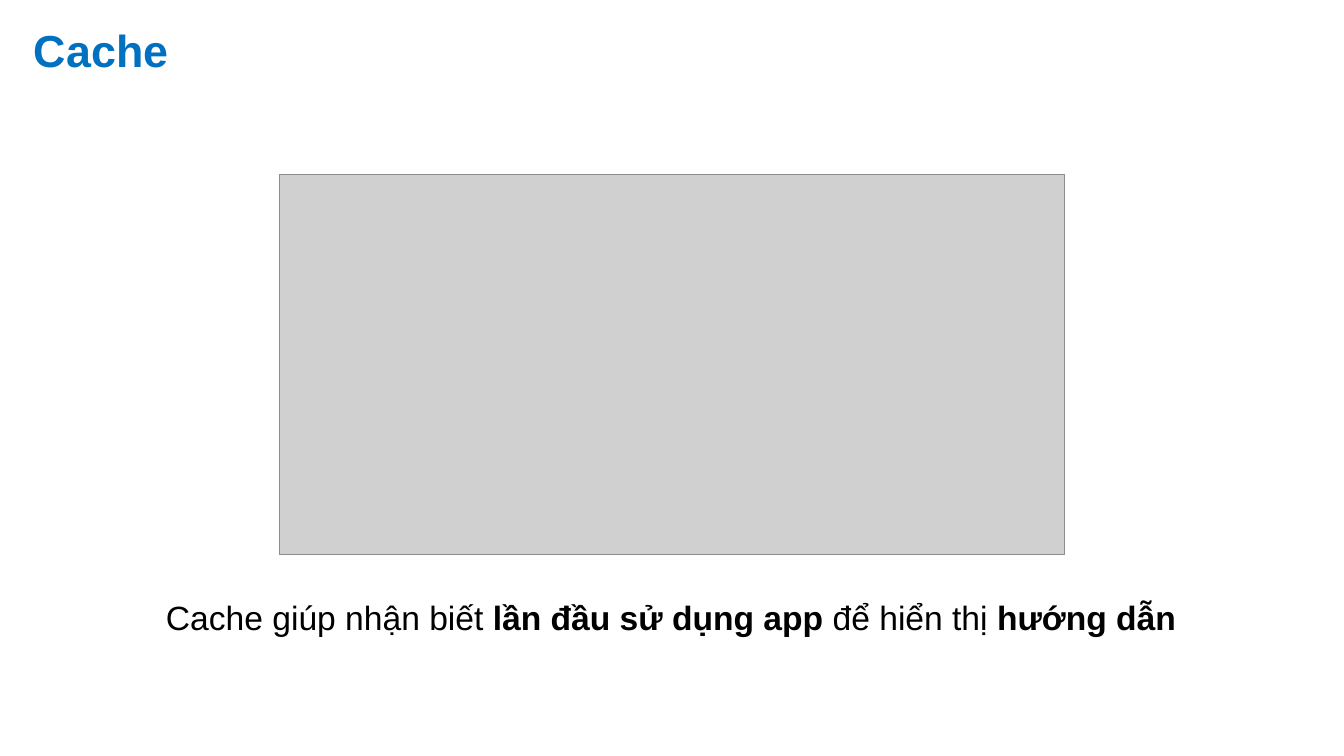
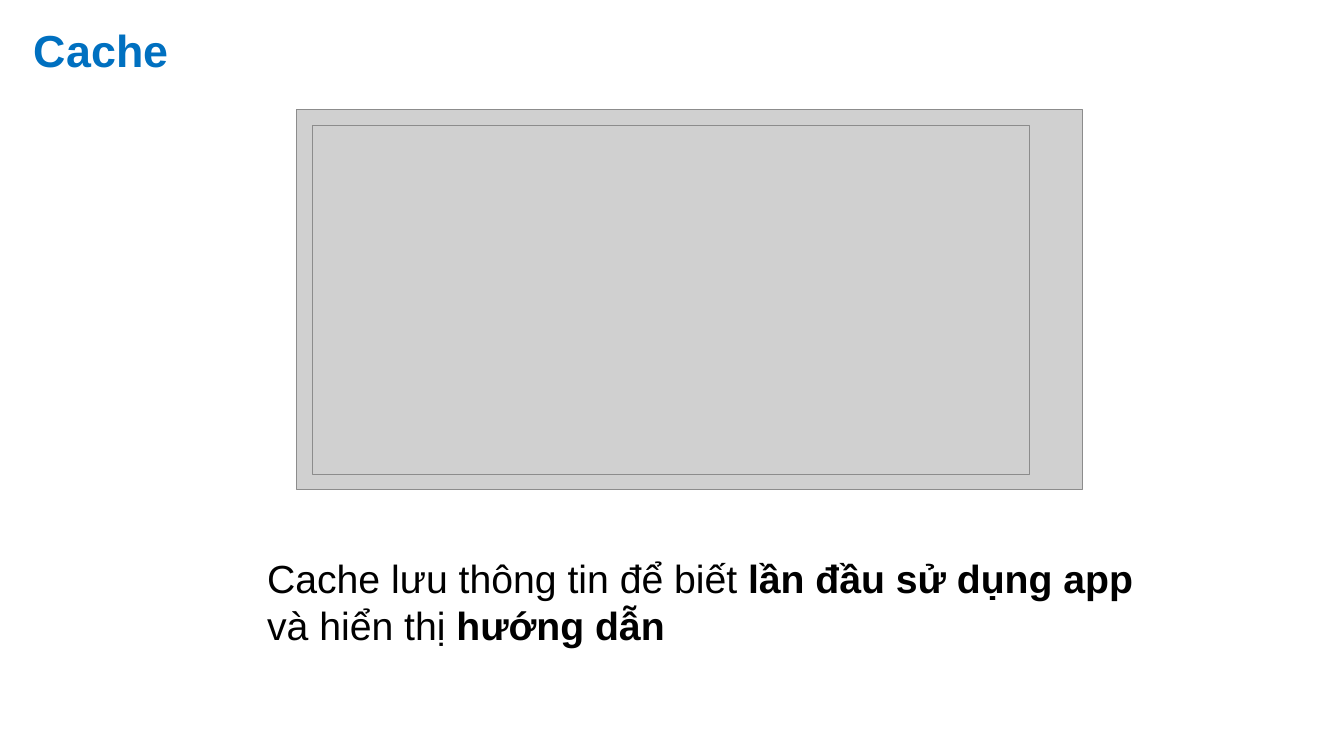
Before and after one commit to anhndd/linexo, a slide deck: slide 3 of Presentation/LineXO/LineXO_Sang.pptx. Drawn at 1344x756 pixels with LibreOffice and Linux fonts; fonts in the diff are those of the drawing; grey boxes stand for pictures. Boxes give left, top, right and bottom in pixels: in the first picture for what was removed or moved away, otherwise in the second. Text is boxed around its words. In the diff, an @@ line names an element or a change of style, - is before the commit and + after.

```diff
--- a/Presentation/LineXO/LineXO_Sang.pptx
+++ b/Presentation/LineXO/LineXO_Sang.pptx
@@ picture: place and size @@
-picture at [279, 174, 1065, 555]
+picture at [296, 110, 1082, 490]
@@ picture added at [313, 126, 1029, 475] @@
@@ text at [267, 562, 1133, 648]: text changed; size 24 to 28 pt @@
-Cache giúp nhận biết lần đầu sử dụng app để hiển thị hướng dẫn
+Cache lưu thông tin để biết lần đầu sử dụng app
+và hiển thị hướng dẫn
```
Also in this commit, not shown: 3 other slides changed, 3 slides added.
